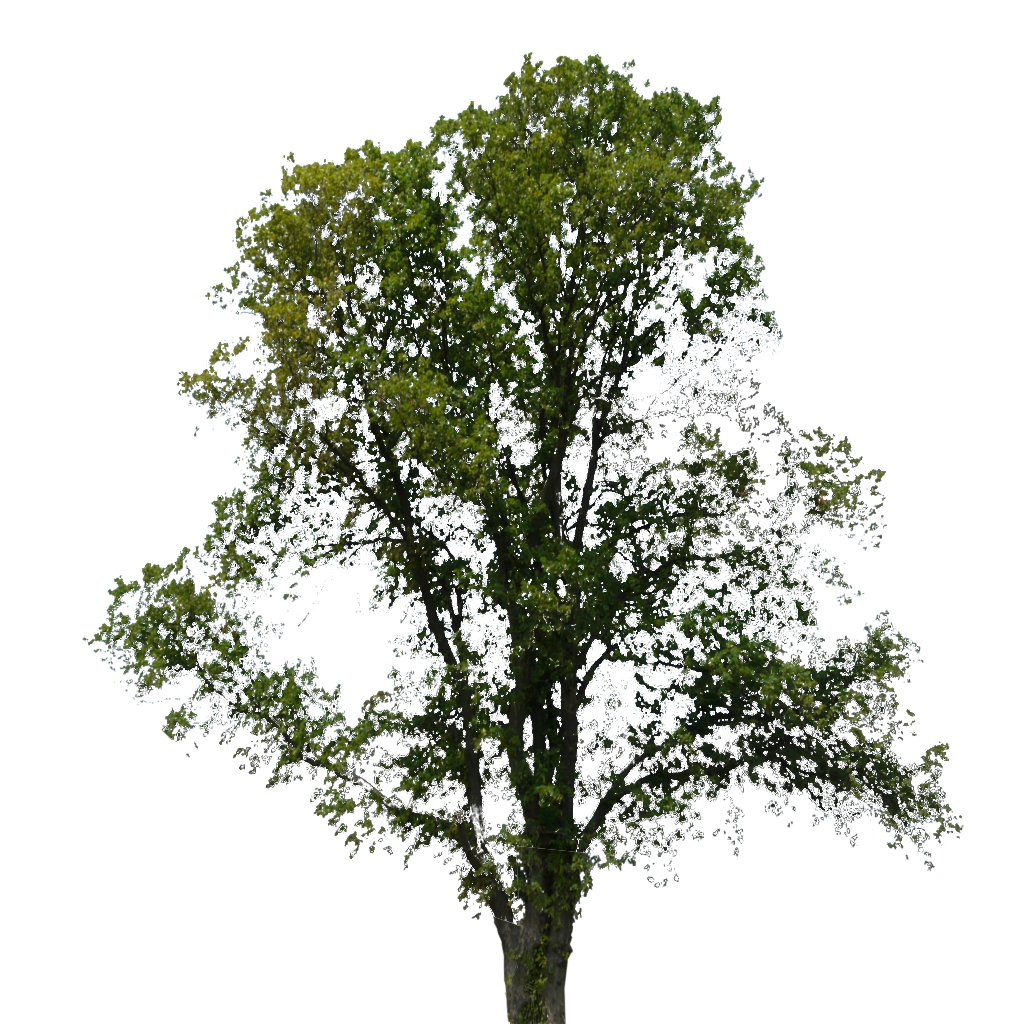
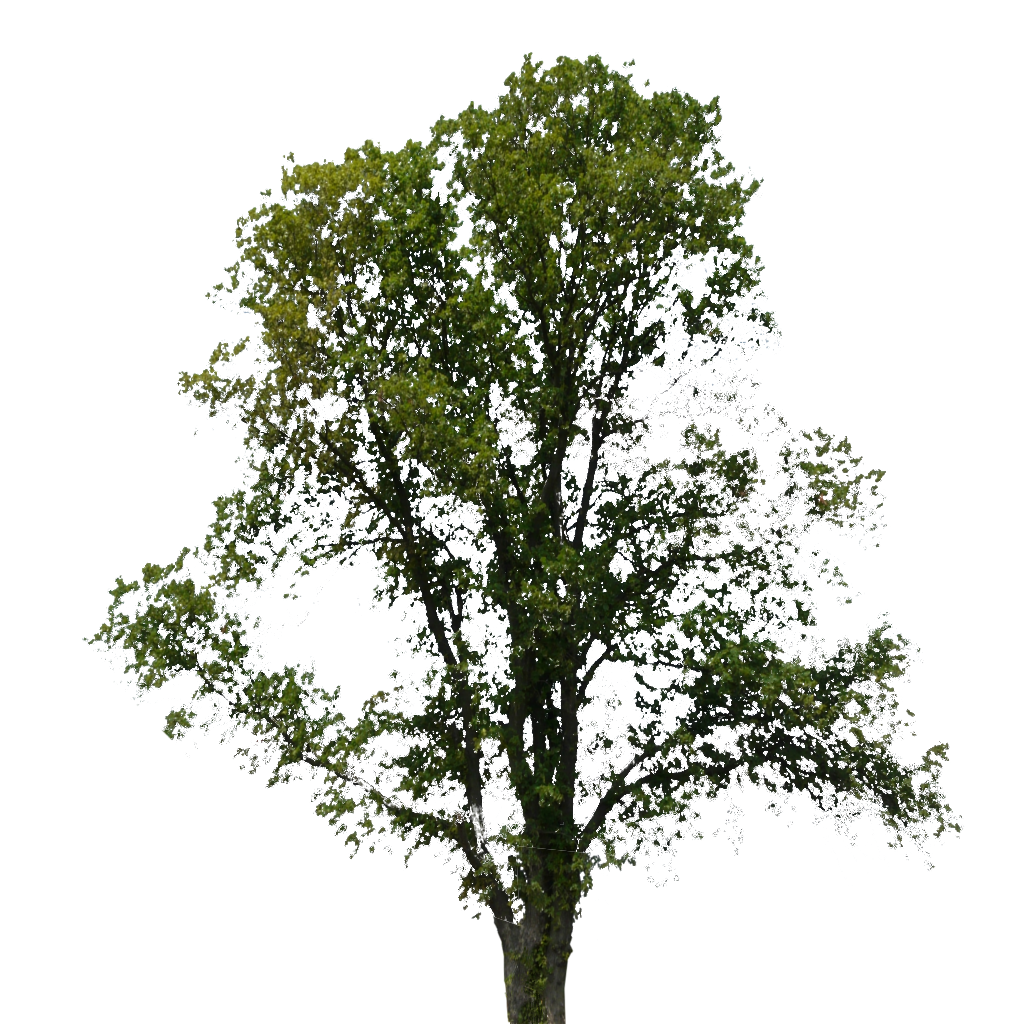
Comparing the layer stacks of the two 1024px x 1024px images. Changes:
painted on "9.jpg" over 83, 52, 964, 923
